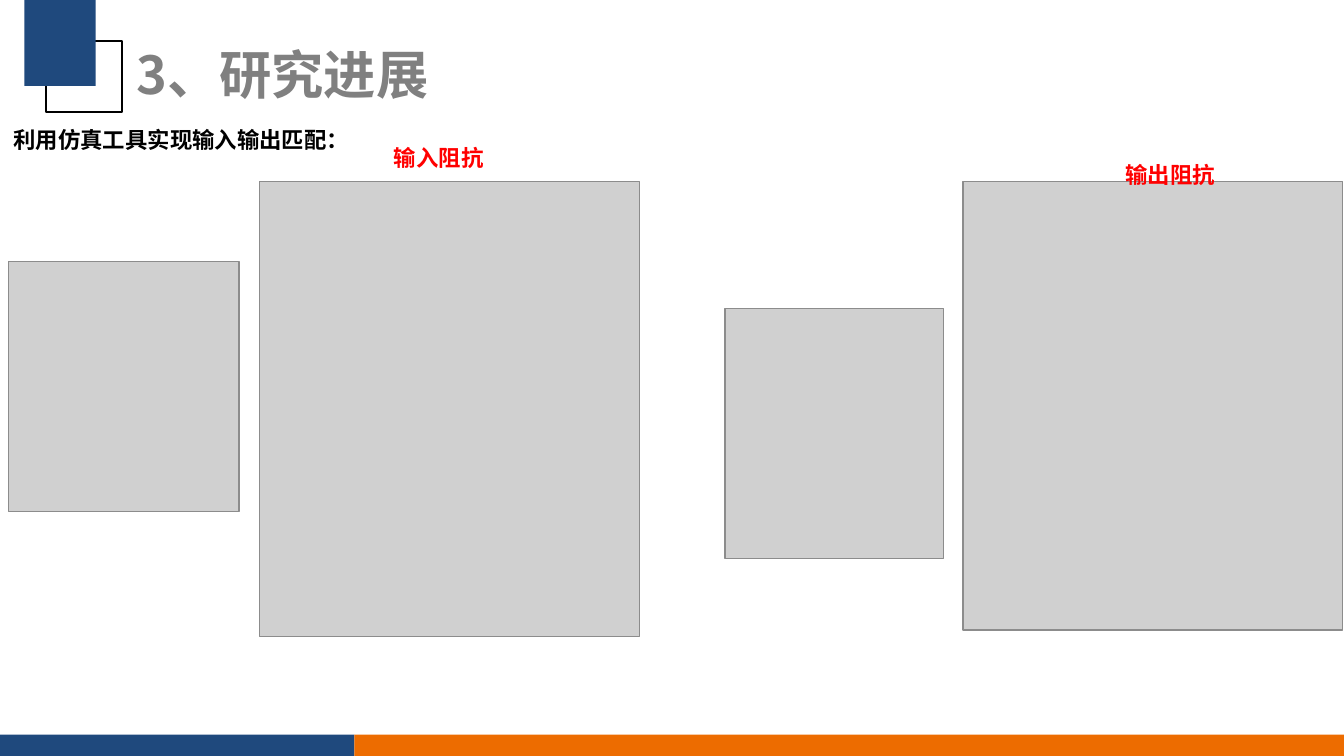
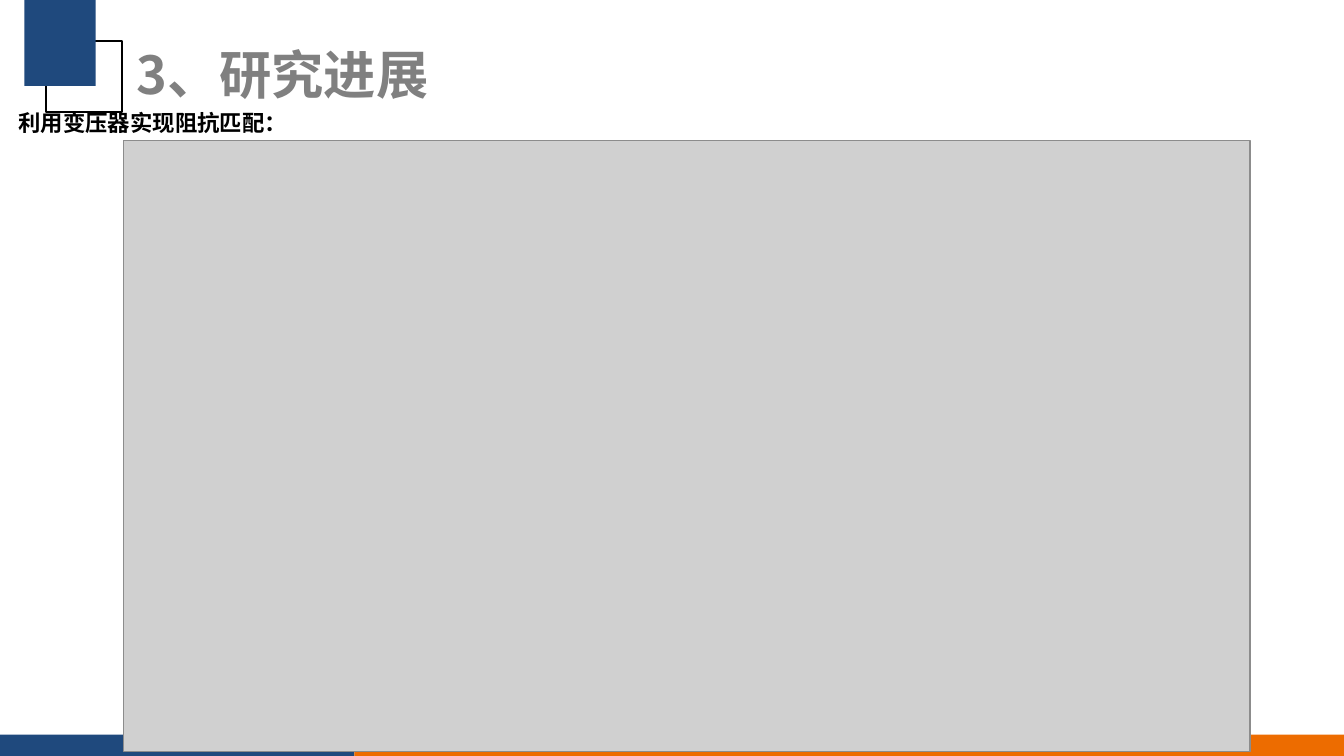
Before and after one commit to CreatorYu/Workfile, a slide deck: slide 11 of 2024_8_21_庾小齐-有源移相器.pptx. Drawn at 1344x756 pixels with LibreOffice and Linux fonts; fonts in the diff are those of the drawing; grey boxes stand for pictures; background and template pictures are left out. Boxes give left, top, right and bottom in pixels: in the first picture for what was removed or moved away, otherwise in the second. Text is boxed around its words. In the diff, an @@ line names an element or a change of style, - is before the commit and + after.

```diff
--- a/2024_8_21_庾小齐-有源移相器.pptx
+++ b/2024_8_21_庾小齐-有源移相器.pptx
@@ text at [18, 109, 286, 133]: text changed @@
-利用仿真工具实现输入输出匹配：
+利用变压器实现阻抗匹配：
@@ picture added at [124, 140, 1250, 751] @@
@@ text removed at [394, 147, 484, 168] @@
-输入阻抗
@@ text removed at [1126, 160, 1216, 188] @@
-输出阻抗
@@ picture removed at [259, 181, 640, 637] @@
@@ picture removed at [962, 181, 1343, 630] @@
@@ picture removed at [8, 262, 239, 512] @@
@@ picture removed at [724, 309, 943, 559] @@
```
Also in this commit, not shown: 3 other slides changed, 7 slides added, 3 slides removed.
